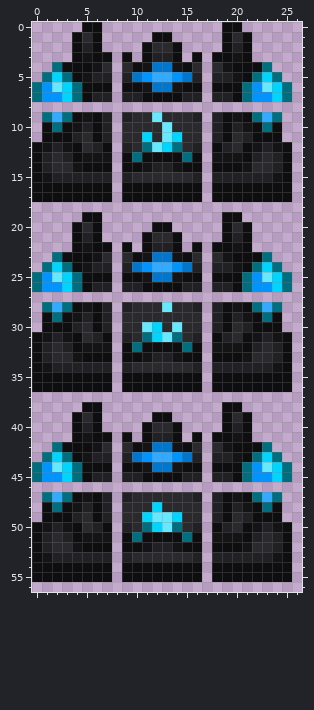
Two versions of one pixel-art sprite, Tiles/ZenithForge.png. Above: the version before the commit.
The file is 54x114 pixels, drawn in blocks of 2x2; one block is one cell here.
After:
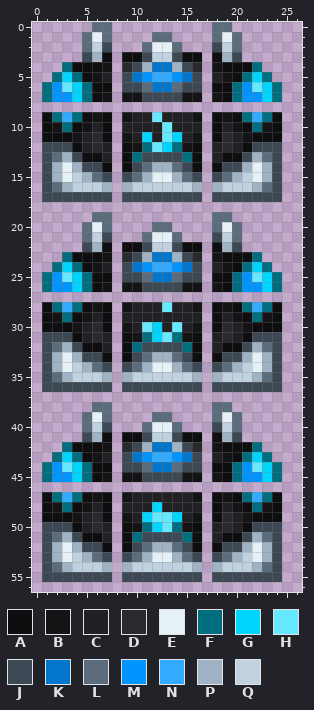
Palette (. is transparent): A #0e0d0f  B #141416  C #212024  D #2a292d  E #e5f0f7  F #006e7f  G #00d5ff  H #66e8ff  J #3c4854  K #0077cc  L #5b6c7c  M #0094ff  N #32aaff  P #9fb3c4  Q #c0d2e0
Changes in this commit:
Changed rows in their new state; - is an unchanged pixel.
first column x 0:
 0 -----.LL----------LL.-----
 1 ----.LEL----LL----LEL.----
 2 ----.LQJ---LEEL---JQL.----
 3 ----.JP---AJQQJA---PJ.----
 4 --.F--AB--JP--PJ--BA--F.--
 5 -.FGFAB--J------J--BAFGF.-
 6 .FMHGF---JJL--LJJ---FMHGF.
 7 .F-MGFAB-BBJJJJBB-BAFM-GF.
 9 -AFNFABA-BCC-CCCB-ABAFNFA-
10 --BFABCA-CCCC-CCC-ACBAFB--
11 ----BCDA-BC-C--CB-ADCB----
12 .JJJ-CDC-AB----BA-CDC-JJJ.
13 .JLPJAAC---JJJJ---CAAJPLJ.
14 .JPEPJJ---JLPPLJ---JJPEPJ.
15 .JPEQPLJ-JLPEEPLJ-JLPQEPJ.
16 .JLPQQQP-PQQQQQQP-PQQQPLJ.
17 .JJJJJJJ-JJJJJJJJ-JJJJJJJ.
19 -----.LL----------LL.-----
20 ----.LEL----LL----LEL.----
21 ----.LQJ---LEEL---JQL.----
22 ----.JP---AJQQJA---PJ.----
23 --.F--AB--JP--PJ--BA--F.--
24 -.FGFAB--J------J--BAFGF.-
25 .FMHGF---JJL--LJJ---FMHGF.
26 .F-MGFAB-BBJJJJBB-BAFM-GF.
28 -AFNFABA-BCCC-CCB-ABAFNFA-
29 --BFABCA-CCCCCCCC-ACBAFB--
30 ----BCDA-BC--C-CB-ADCB----
31 .JJJ-CDC-AB----BA-CDC-JJJ.
32 .JLPJAAC---JJJJ---CAAJPLJ.
33 .JPEPJJ---JLPPLJ---JJPEPJ.
34 .JPEQPLJ-JLPEEPLJ-JLPQEPJ.
35 .JLPQQQP-PQQQQQQP-PQQQPLJ.
36 .JJJJJJJ-JJJJJJJJ-JJJJJJJ.
38 -----.LL----------LL.-----
39 ----.LEL----LL----LEL.----
40 ----.LQJ---LEEL---JQL.----
41 ----.JP---AJQQJA---PJ.----
42 --.F--AB--JP--PJ--BA--F.--
43 -.FGFAB--J------J--BAFGF.-
44 .FMHGF---JJL--LJJ---FMHGF.
45 .F-MGFAB-BBJJJJBB-BAFM-GF.
47 -AFNFABA-BCCCCCCB-ABAFNFA-
48 --BFABCA-CCC-CCCC-ACBAFB--
49 ----BCDA-BC----CB-ADCB----
50 .JJJ-CDC-AB----BA-CDC-JJJ.
51 .JLPJAAC---JJJJ---CAAJPLJ.
52 .JPEPJJ---JLPPLJ---JJPEPJ.
53 .JPEQPLJ-JLPEEPLJ-JLPQEPJ.
54 .JLPQQQP-PQQQQQQP-PQQQPLJ.
55 .JJJJJJJ-JJJJJJJJ-JJJJJJJ.
